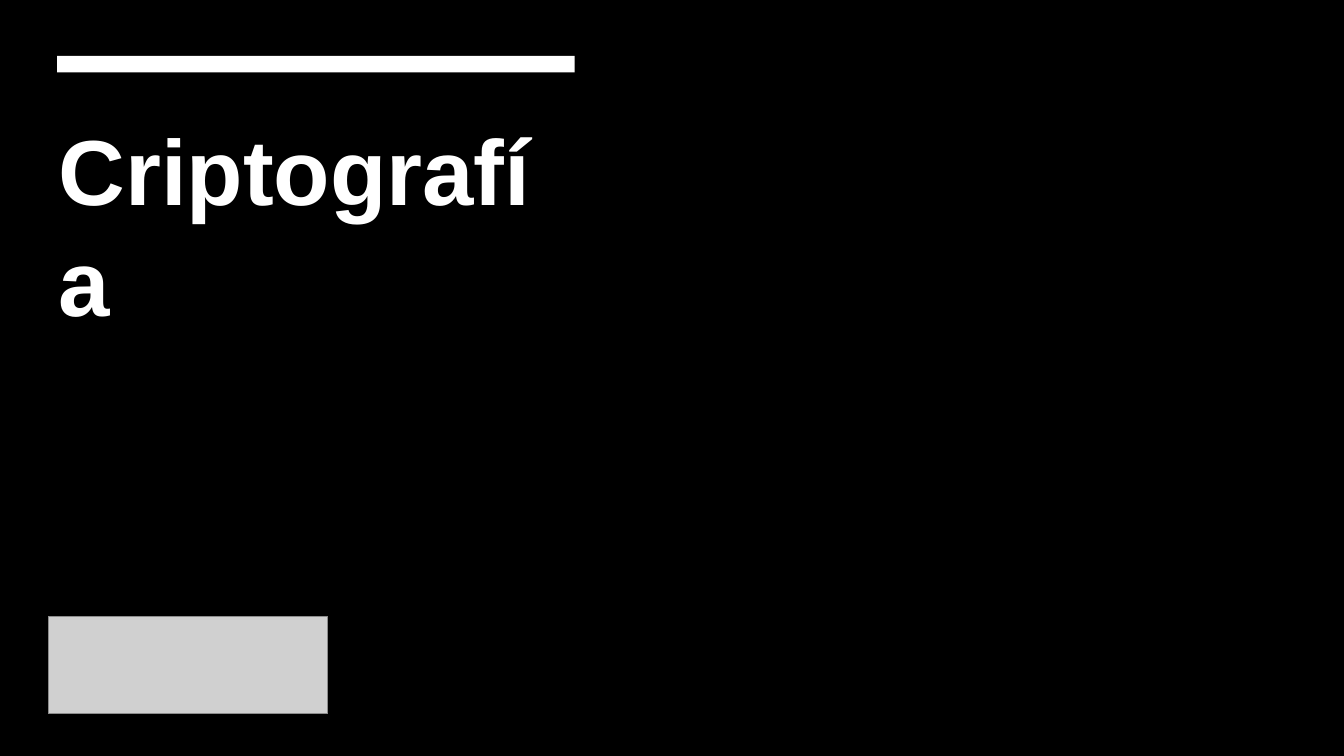
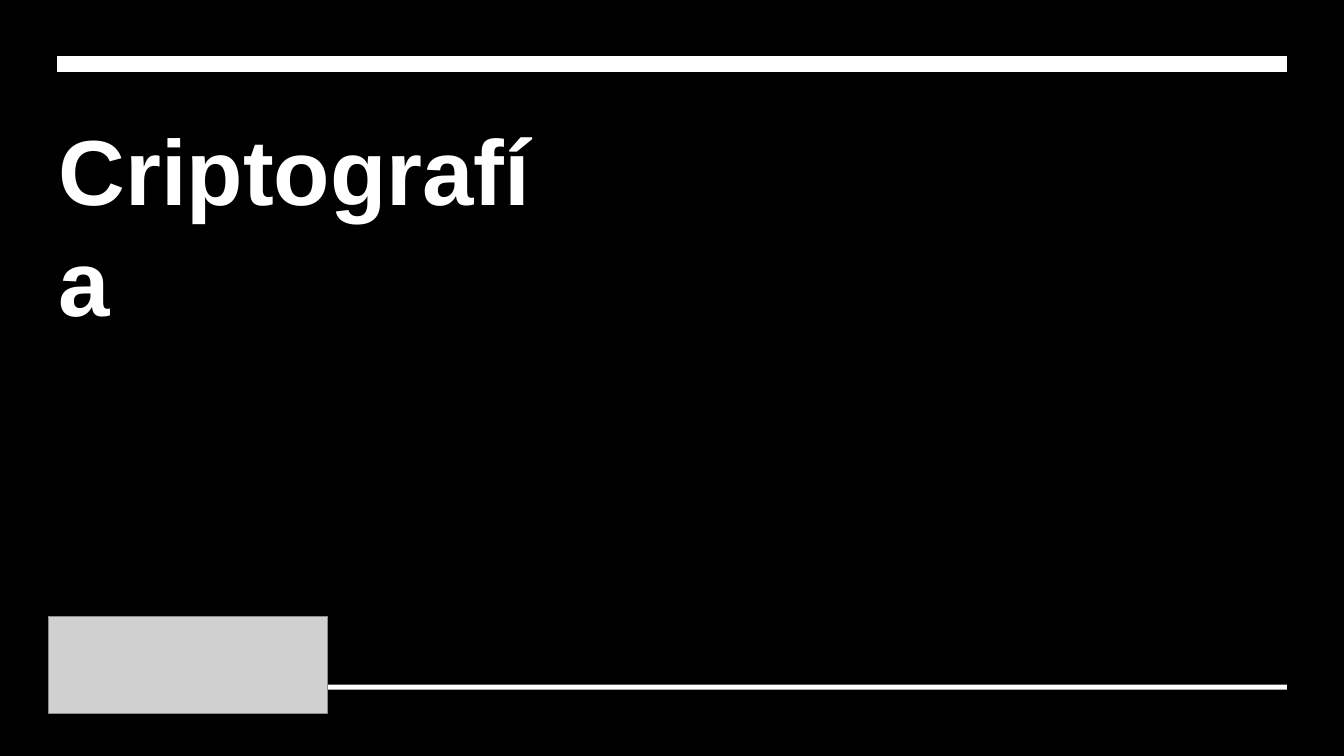
Before and after one commit to hombrefrustrado/criptografia-presentaci-n, a slide deck: slide 1 of criptografía teorica.pptx. Drawn at 1344x756 pixels with LibreOffice and Linux fonts; fonts in the diff are those of the drawing; grey boxes stand for pictures; background and template pictures are left out. Boxes give left, top, right and bottom in pixels: in the first picture for what was removed or moved away, otherwise in the second. Text is boxed around its words. In the diff, an @@ line names an element or a change of style, - is before the commit and + after.

```diff
--- a/criptografía teorica.pptx
+++ b/criptografía teorica.pptx
@@ rectangle removed at [0,0,1344,756] @@
@@ rectangle removed at [0,0,718,756] @@
@@ rectangle removed at [57,56,576,73] @@
@@ freeform shape added at [57,56,1288,73], fill #FFFFFF @@
@@ freeform shape added at [57,685,1288,690], fill #FFFFFF @@
```
Also in this commit, not shown: 10 other slides changed, 9 slides added, 3 slides removed, 3 other files.
